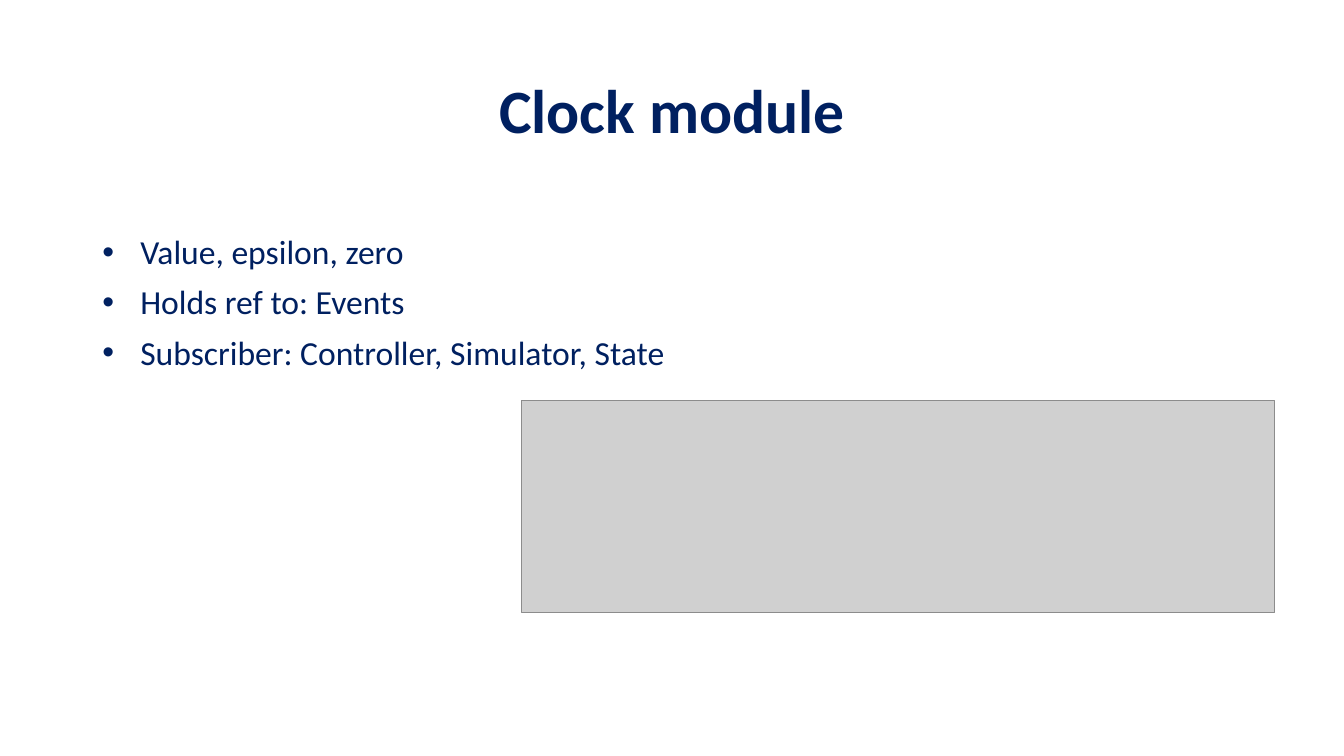
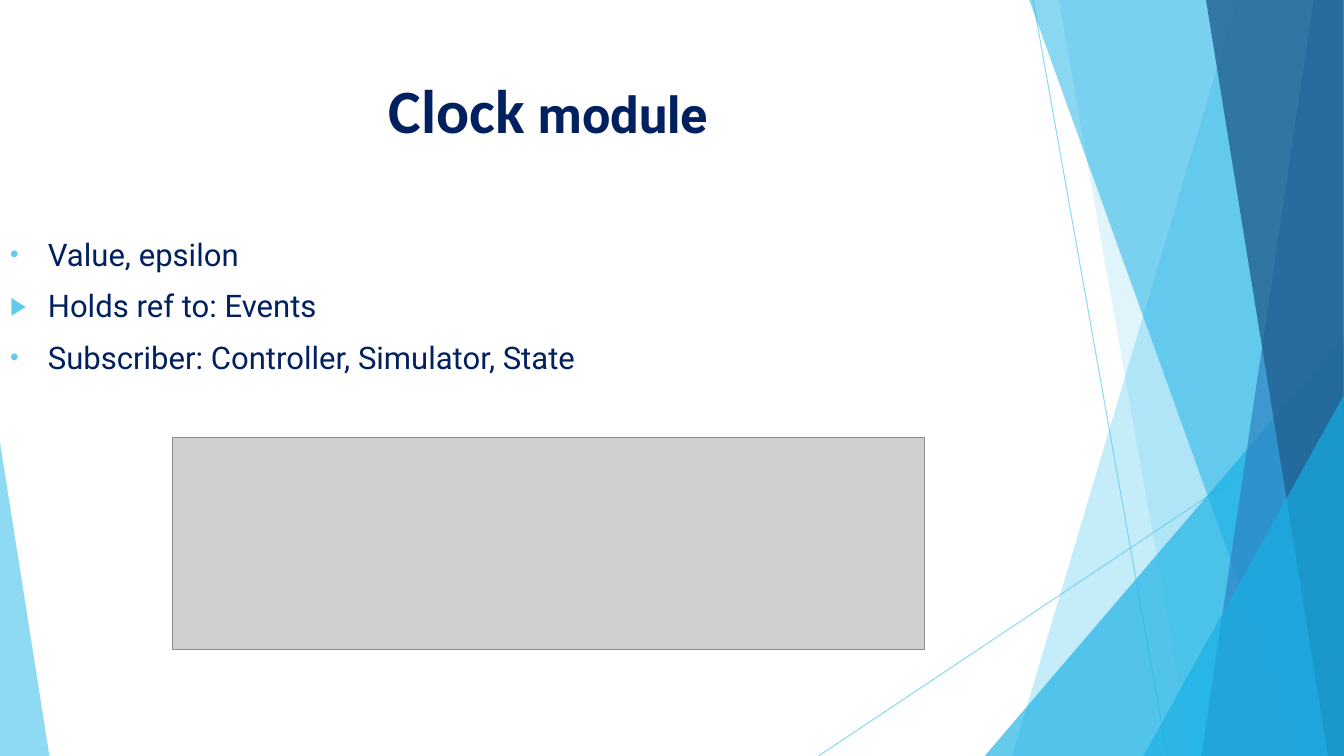
Before and after one commit to Cohen-Yoav/Project-A---Airport-Management, a slide deck: slide 31 of חומר עזר לפרויקט/project_A.pptx. Drawn at 1344x756 pixels with LibreOffice and Linux fonts; fonts in the diff are those of the drawing; grey boxes stand for pictures; background and template pictures are left out. Boxes give left, top, right and bottom in pixels: in the first picture for what was removed or moved away, otherwise in the second. Text is boxed around its words. In the diff, an @@ line names an element or a change of style, - is before the commit and + after.

Commit message:
changed the PPT design

```diff
--- a/חומר עזר לפרויקט/project_A.pptx
+++ b/חומר עזר לפרויקט/project_A.pptx
@@ title "Clock module": place and size @@
-title "Clock module" at (499, 89, 844, 134)
+title "Clock module" at (389, 89, 708, 134)
@@ title "Clock module" at (389, 89, 708, 134): size 44 to 36 pt, font Calibri to Roboto in "module"; line spacing 0.9 to 1; vertical alignment middle to top @@
@@ text "Value, epsilon": place and size @@
-text "Value, epsilon" at (140, 240, 665, 369)
+text "Value, epsilon" at (48, 242, 575, 373)
@@ text at (48, 242, 239, 273): text changed; size 24 to 22.2 pt; font Calibri to Roboto @@
-• Value, epsilon, zero
+• Value, epsilon
@@ text at (48, 293, 575, 373): size 24 to 22.2 pt, font Calibri to Roboto in "Holds ref to: Events", "Subscriber: Controller, Simulator, State"; bullet • to ▶; line spacing 0.9 to 1 @@
@@ group added at (0, 0, 1344, 756): 5 freeform shapes, 3 triangles, 2 lines @@
@@ picture: place and size @@
-picture at (522, 400, 1275, 612)
+picture at (172, 438, 926, 649)
```
Also in this commit, not shown: 38 other slides changed.
